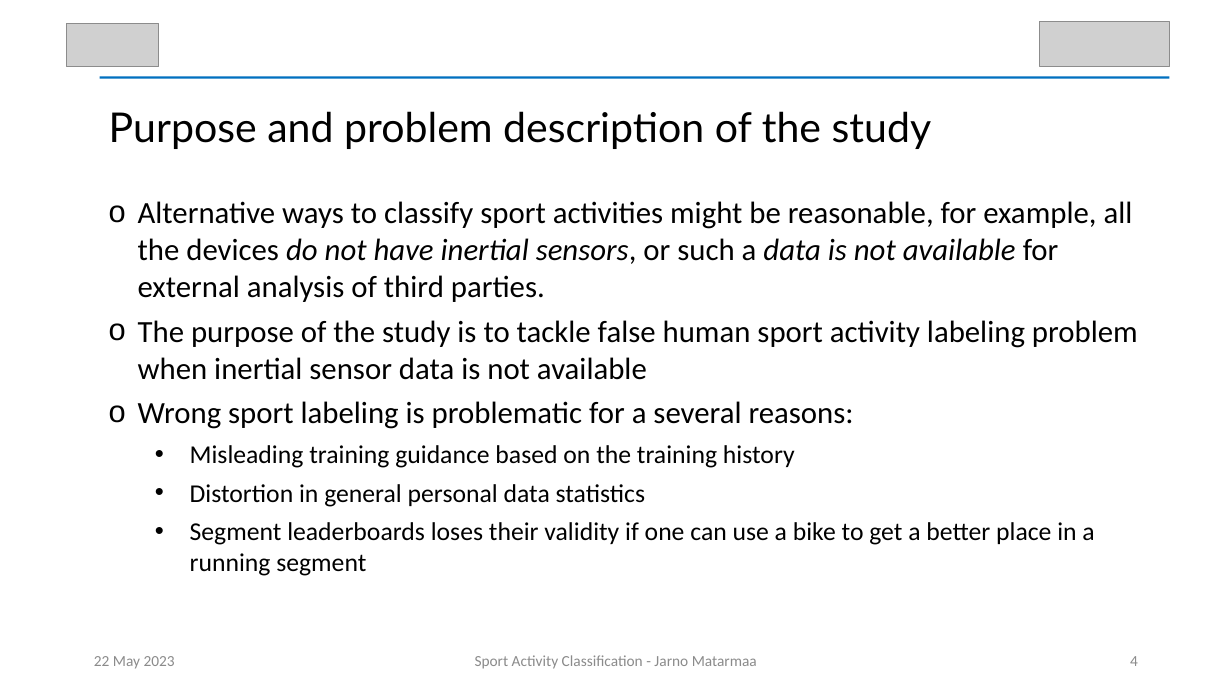
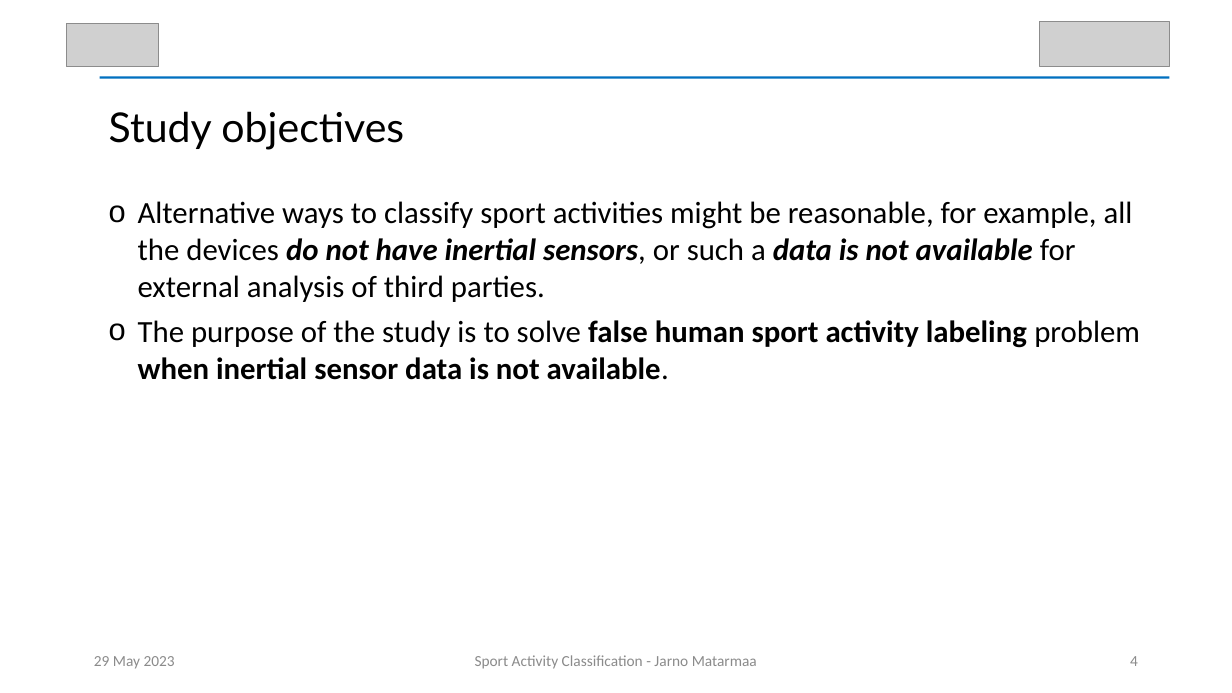
Before and after one commit to JABE22/MasterProject, a slide deck: slide 4 of presentation/SAC_Thesis_Presentation.pptx. Drawn at 1232x693 pixels with LibreOffice and Linux fonts; fonts in the diff are those of the drawing; grey boxes stand for pictures. Boxes give left, top, right and bottom in pixels: in the first picture for what was removed or moved away, otherwise in the second. Text is boxed around its words. In the diff, an @@ line names an element or a change of style, - is before the commit and + after.

```diff
--- a/presentation/SAC_Thesis_Presentation.pptx
+++ b/presentation/SAC_Thesis_Presentation.pptx
@@ text at (109, 111, 404, 150): text changed @@
-Purpose and problem description of the study
+Study objectives
@@ text at (138, 201, 1133, 302): bold on in "do not have inertial sensors, data is ..." @@
@@ text at (138, 320, 1140, 380): text changed; size 20 to 24 pt; bold on @@
-o The purpose of the study is to tackle false human sport activity labeling problem when inertial sensor data is not available
-o Wrong sport labeling is problematic for a several reasons:
-  • Misleading training guidance based on the training history
-  • Distortion in general personal data statistics
-  • Segment leaderboards loses their validity if one can use a bike to get a better place in a running segment
+o The purpose of the study is to solve false human sport activity labeling problem when inertial sensor data is not available.
@@ text at (94, 656, 175, 669): text changed @@
-22 May 2023
+29 May 2023
```
Also in this commit, not shown: 14 other slides changed, 4 slides added, 12 other files.
